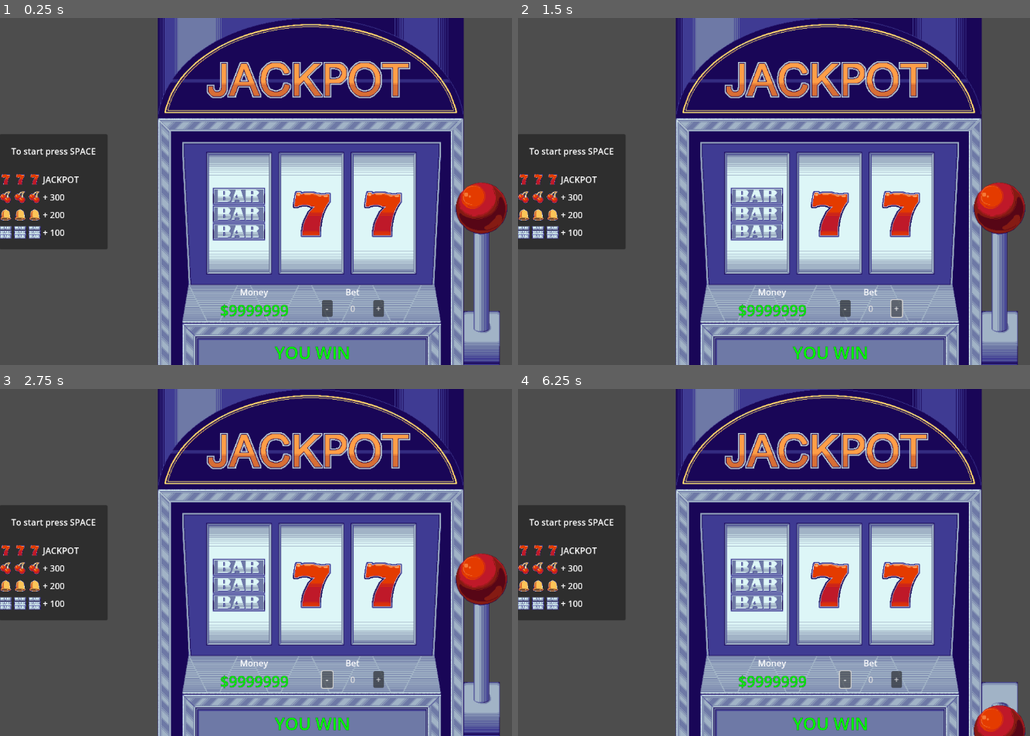
Above: before the commit, frames 1-4 (two rows, left to right).
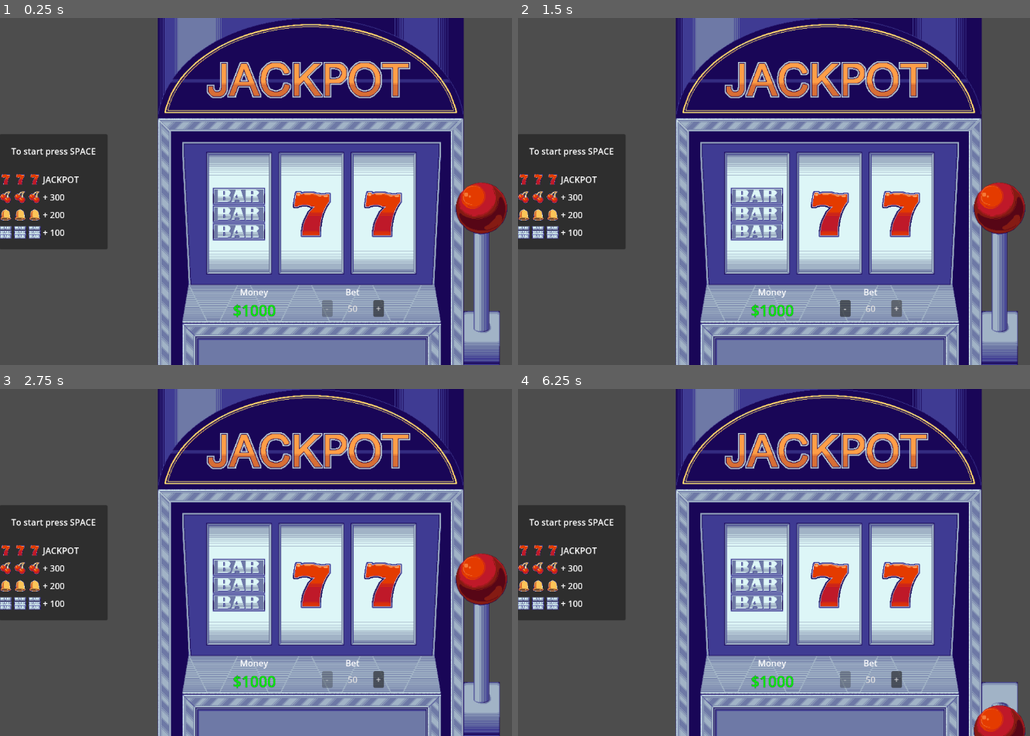
Above: after the commit, the same moments.

Repository: KarnesTH/sloti_godot
Game: Godot game, scene res://scenes/main.tscn
The game is run twice, just before and just after one commit, with the same random seed, the same clock (stepped at 60 frames per second) and the same inputs.
Inputs (mouse positions are in pixels of both pictures, inside the frame that each line leads up to):
- Up to frame 1 (0.25 s): no input
- Up to frame 2 (1.5 s): click (845, 309) at 0.5 s, where only the run before the commit has a clickable "-"; click "+" at 1.25 s
- Up to frame 3 (2.75 s): click "-" at 2 s
- Up to frame 4 (6.25 s): click "+" at 2.75 s; click "-" at 3.5 s; click "+" at 4.25 s; click "-" at 5 s; tap Space (pull) at 5.75 s; hold Space (pull) from 5.78 s (still down)

The runs differ from the first frame. In frame 1, 0.7% of the frame differs, in the area x 43-70%, y 81-99%; in frame 2, 0.7%; in frame 3, 0.7%; in frame 4, 0.7%.

Commit message:
add: GameManager + first functionality

Diff:
--- a/scenes/main.tscn
+++ b/scenes/main.tscn
@@ -10,6 +10,7 @@
 [ext_resource type="Texture2D" uid="uid://jukp235ce0ap" path="res://sprites/Pixel Fantasy Slot Machine/Slot Machine/slot-symbol2.png" id="8_ya4ey"]
 [ext_resource type="Texture2D" uid="uid://f26q57d3qwh7" path="res://sprites/Pixel Fantasy Slot Machine/Slot Machine/slot-symbol3.png" id="9_eb6dy"]
 [ext_resource type="Texture2D" uid="uid://clyj866h8rww5" path="res://sprites/Pixel Fantasy Slot Machine/Slot Machine/slot-symbol4.png" id="10_trceg"]
+[ext_resource type="Script" uid="uid://cvjwy76sh7pxw" path="res://scripts/game_manager.gd" id="11_ya4ey"]
 
 [sub_resource type="SpriteFrames" id="SpriteFrames_tbgi4"]
 animations = [{
@@ -45,23 +46,25 @@
 [node name="Camera2D" type="Camera2D" parent="."]
 position = Vector2(577, 324)
 
-[node name="Machine" type="Sprite2D" parent="."]
+[node name="Machine" type="Sprite2D" parent="." node_paths=PackedStringArray("gm")]
 position = Vector2(577, 324)
 scale = Vector2(1.03846, 1.03846)
 texture = ExtResource("1_o5qli")
 script = ExtResource("2_jyhfs")
+gm = NodePath("../GameManager")
 
 [node name="Lever" type="AnimatedSprite2D" parent="Machine"]
 sprite_frames = SubResource("SpriteFrames_tbgi4")
 animation = &"pull"
 speed_scale = 0.6
 
-[node name="Slots" type="Sprite2D" parent="Machine" node_paths=PackedStringArray("slot_tiles")]
+[node name="Slots" type="Sprite2D" parent="Machine" node_paths=PackedStringArray("slot_tiles", "gm")]
 texture = ExtResource("5_tefeu")
 script = ExtResource("6_o6xl0")
 slot_tiles = [NodePath("SlotTile1"), NodePath("SlotTile2"), NodePath("SlotTile3")]
 tile_sprites = Array[CompressedTexture2D]([ExtResource("7_choun"), ExtResource("8_ya4ey"), ExtResource("9_eb6dy"), ExtResource("10_trceg")])
 delay = 0.4
+gm = NodePath("../../GameManager")
 
 [node name="SlotTile1" type="Sprite2D" parent="Machine/Slots"]
 position = Vector2(-125, 41)
@@ -109,17 +112,17 @@
 theme_override_constants/separation = 100
 alignment = 1
 
-[node name="VBoxContainer" type="VBoxContainer" parent="UI/HBoxContainer"]
-layout_mode = 2
-alignment = 1
-
-[node name="Label" type="Label" parent="UI/HBoxContainer/VBoxContainer"]
+[node name="MoneyContainer" type="VBoxContainer" parent="UI/HBoxContainer"]
+layout_mode = 2
+alignment = 1
+
+[node name="MoneyLbl" type="Label" parent="UI/HBoxContainer/MoneyContainer"]
 layout_mode = 2
 text = "Money"
 horizontal_alignment = 1
 vertical_alignment = 1
 
-[node name="Label2" type="Label" parent="UI/HBoxContainer/VBoxContainer"]
+[node name="Money" type="Label" parent="UI/HBoxContainer/MoneyContainer"]
 layout_mode = 2
 size_flags_vertical = 1
 text = "$9999999"
@@ -128,26 +131,25 @@
 vertical_alignment = 1
 autowrap_mode = 2
 
-[node name="VBoxContainer2" type="VBoxContainer" parent="UI/HBoxContainer"]
-layout_mode = 2
-
-[node name="Label" type="Label" parent="UI/HBoxContainer/VBoxContainer2"]
+[node name="BetContainer" type="VBoxContainer" parent="UI/HBoxContainer"]
+layout_mode = 2
+
+[node name="BetLbl" type="Label" parent="UI/HBoxContainer/BetContainer"]
 layout_mode = 2
 text = "Bet"
 horizontal_alignment = 1
 
-[node name="HBoxContainer" type="HBoxContainer" parent="UI/HBoxContainer/VBoxContainer2"]
-layout_mode = 2
-
-[node name="Button" type="Button" parent="UI/HBoxContainer/VBoxContainer2/HBoxContainer"]
+[node name="HBoxContainer" type="HBoxContainer" parent="UI/HBoxContainer/BetContainer"]
+layout_mode = 2
+
+[node name="DecBtn" type="Button" parent="UI/HBoxContainer/BetContainer/HBoxContainer"]
 custom_minimum_size = Vector2(20, 0)
 layout_mode = 2
 tooltip_text = "Decrement"
 text = "-"
 
-[node name="LineEdit" type="LineEdit" parent="UI/HBoxContainer/VBoxContainer2/HBoxContainer"]
-layout_mode = 2
-text = "0"
+[node name="BetInp" type="LineEdit" parent="UI/HBoxContainer/BetContainer/HBoxContainer"]
+layout_mode = 2
 alignment = 1
 context_menu_enabled = false
 emoji_menu_enabled = false
@@ -157,7 +159,7 @@
 drag_and_drop_selection_enabled = false
 flat = true
 
-[node name="Button2" type="Button" parent="UI/HBoxContainer/VBoxContainer2/HBoxContainer"]
+[node name="IncBtn" type="Button" parent="UI/HBoxContainer/BetContainer/HBoxContainer"]
 custom_minimum_size = Vector2(20, 0)
 layout_mode = 2
 tooltip_text = "Increment"
@@ -210,7 +212,7 @@
 texture = ExtResource("7_choun")
 expand_mode = 3
 
-[node name="Label" type="Label" parent="UI/Panel/VBoxContainer2/VBoxContainer/HBoxContainer"]
+[node name="JackpotLbl" type="Label" parent="UI/Panel/VBoxContainer2/VBoxContainer/HBoxContainer"]
 layout_mode = 2
 text = "JACKPOT"
 
@@ -232,7 +234,7 @@
 texture = ExtResource("8_ya4ey")
 expand_mode = 3
 
-[node name="Label" type="Label" parent="UI/Panel/VBoxContainer2/VBoxContainer/HBoxContainer2"]
+[node name="CherryLbl" type="Label" parent="UI/Panel/VBoxContainer2/VBoxContainer/HBoxContainer2"]
 layout_mode = 2
 text = "+ 300"
 
@@ -254,7 +256,7 @@
 texture = ExtResource("9_eb6dy")
 expand_mode = 3
 
-[node name="Label" type="Label" parent="UI/Panel/VBoxContainer2/VBoxContainer/HBoxContainer3"]
+[node name="BellLbl" type="Label" parent="UI/Panel/VBoxContainer2/VBoxContainer/HBoxContainer3"]
 layout_mode = 2
 text = "+ 200"
 
@@ -276,6 +278,21 @@
 texture = ExtResource("10_trceg")
 expand_mode = 3
 
-[node name="Label" type="Label" parent="UI/Panel/VBoxContainer2/VBoxContainer/HBoxContainer4"]
+[node name="BarLbl" type="Label" parent="UI/Panel/VBoxContainer2/VBoxContainer/HBoxContainer4"]
 layout_mode = 2
 text = "+ 100"
+
+[node name="GameManager" type="Node" parent="." node_paths=PackedStringArray("game_lbl", "money", "bet_value", "inc_btn", "dec_btn", "cherry_lbl", "bell_lbl", "bar_lbl")]
+script = ExtResource("11_ya4ey")
+game_lbl = NodePath("../UI/GameLbl")
+money = NodePath("../UI/HBoxContainer/MoneyContainer/Money")
+bet_value = NodePath("../UI/HBoxContainer/BetContainer/HBoxContainer/BetInp")
+inc_btn = NodePath("../UI/HBoxContainer/BetContainer/HBoxContainer/IncBtn")
+dec_btn = NodePath("../UI/HBoxContainer/BetContainer/HBoxContainer/DecBtn")
+cherry_lbl = NodePath("../UI/Panel/VBoxContainer2/VBoxContainer/HBoxContainer2/CherryLbl")
+bell_lbl = NodePath("../UI/Panel/VBoxContainer2/VBoxContainer/HBoxContainer3/BellLbl")
+bar_lbl = NodePath("../UI/Panel/VBoxContainer2/VBoxContainer/HBoxContainer4/BarLbl")
+start_money = 1000
+
+[connection signal="pressed" from="UI/HBoxContainer/BetContainer/HBoxContainer/DecBtn" to="GameManager" method="_on_dec_btn_pressed"]
+[connection signal="pressed" from="UI/HBoxContainer/BetContainer/HBoxContainer/IncBtn" to="GameManager" method="_on_inc_btn_pressed"]
--- /dev/null
+++ b/scripts/game_manager.gd
@@ -0,0 +1,63 @@
+class_name GameManager
+extends Node
+
+@export_category("UI Settings")
+@export var game_lbl: Label
+@export var money: Label
+@export var bet_value: LineEdit
+@export var inc_btn: Button
+@export var dec_btn: Button
+@export var cherry_lbl: Label
+@export var bell_lbl: Label
+@export var bar_lbl: Label
+
+@export_category("Value Settings")
+@export var start_money: int = 20000
+@export var inc_dec_multiplier: int = 10
+@export var min_bet_value: int = 50
+@export var max_bet_value: int = 200
+@export var jackpot: int = 1000
+@export var cherry: int = 300
+@export var bell: int = 200
+@export var bar: int = 100
+
+func _ready() -> void:
+	game_lbl.text = ""
+	money.text = "$" + str(start_money)
+	bet_value.text = "50"
+	cherry_lbl.text = "+ " + str(cherry)
+	bell_lbl.text = "+ " + str(bell)
+	bar_lbl.text = "+ " + str(bar)
+
+func _process(_delta: float) -> void:
+	if int(bet_value.text) == max_bet_value:
+		inc_btn.disabled = true
+	elif int(bet_value.text) == min_bet_value:
+		dec_btn.disabled = true
+	else:
+		inc_btn.disabled = false
+		dec_btn.disabled = false
+
+func _increment(value: int) -> int:
+	var result: int = 0
+	result = value + inc_dec_multiplier
+	return result
+
+func _decrement(value: int) -> int:
+	var result: int = 0
+	result = value - inc_dec_multiplier
+	return result
+
+
+func _on_inc_btn_pressed() -> void:
+	var value: int = int(bet_value.text)
+	var result: int = _increment(value)
+	bet_value.text = str(result)
+	inc_btn.release_focus()
+
+
+func _on_dec_btn_pressed() -> void:
+	var value: int = int(bet_value.text)
+	var result: int = _decrement(value)
+	bet_value.text = str(result)
+	dec_btn.release_focus()
--- a/scripts/machine.gd
+++ b/scripts/machine.gd
@@ -1,7 +1,11 @@
+class_name Machine
 extends Sprite2D
 
 @onready var lever: AnimatedSprite2D = $Lever
 @onready var slots = $Slots
+
+@export_category("GameManager")
+@export var gm: GameManager
 
 func _ready() -> void:
 	lever.connect("animation_finished", Callable(self, "_on_lever_animation_finished"))
@@ -11,4 +15,7 @@
 		lever.play("pull")
 
 func _on_lever_animation_finished() -> void:
-	slots._spin()
+	var curr_money: int = int(gm.money.text) - int(gm.bet_value.text)
+	if curr_money >= 0:
+		gm.money.text = "$" + str(curr_money)
+		slots._spin()
--- a/scripts/slots.gd
+++ b/scripts/slots.gd
@@ -1,3 +1,4 @@
+class_name Slots
 extends Sprite2D
 
 @export_category("Sprites & Tiles")
@@ -8,6 +9,9 @@
 @export var spins_per_tile: int = 10
 @export var delay: float = 0.2
 @export var spin_speed: float = 0.05
+
+@export_category("GameManager")
+@export var gm: GameManager
 
 
 func _ready() -> void:
@@ -34,3 +38,14 @@
 
 	var final_idx: int = randi_range(0, tile_sprites.size() - 1)
 	tile.texture = tile_sprites[final_idx]
+
+
+func _check_is_match() -> bool:
+	var tile_1: Texture2D = slot_tiles[0].texture
+	var tile_2: Texture2D = slot_tiles[1].texture
+	var tile_3: Texture2D = slot_tiles[2].texture
+
+	if tile_1 == tile_2 and tile_2 == tile_3:
+		return true
+
+	return false
Not shown: 1 places in scenes/main.tscn that only renumber resources
Not shown, added: scripts/game_manager.gd.uid
